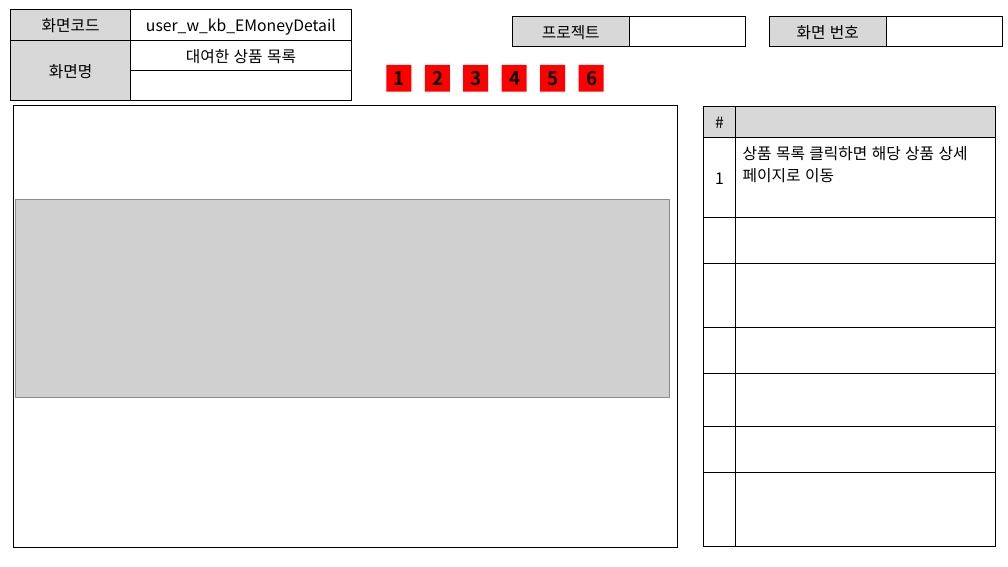
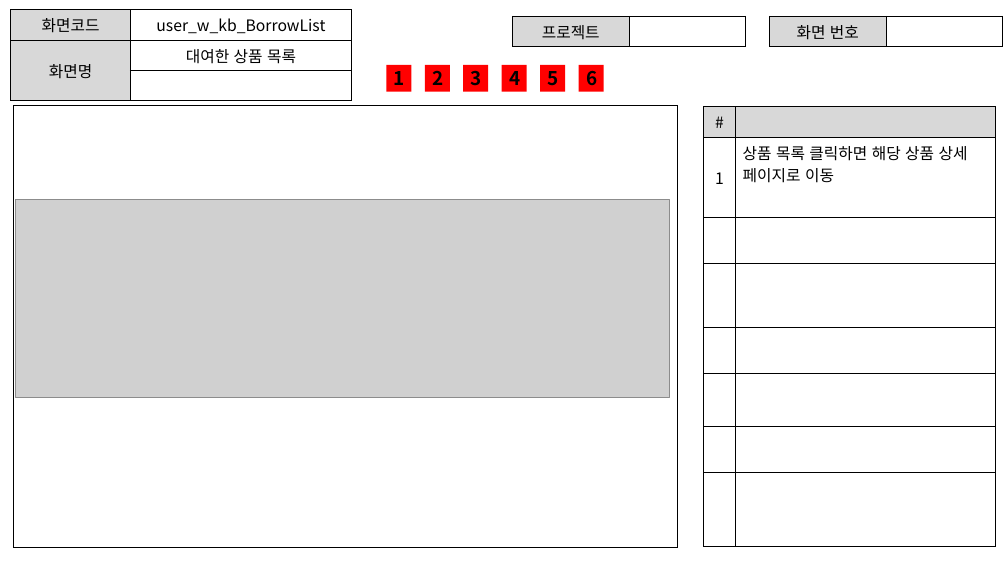
Before and after one commit to ezenteam2/RentalEquip, a slide deck: slide 7 of 0 발표용 파워포인트/0306 1차발표/0306 project04 - 파워포인트 - 기범.pptx (slide 9 before the commit). Drawn at 1008x567 pixels with LibreOffice and Linux fonts; fonts in the diff are those of the drawing; grey boxes stand for pictures. Boxes give left, top, right and bottom in pixels: in the first picture for what was removed or moved away, otherwise in the second. Text is boxed around its words. In the diff, an @@ line names an element or a change of style, - is before the commit and + after.

```diff
--- a/0 발표용 파워포인트/0306 1차발표/0306 project04 - 파워포인트 - 기범.pptx
+++ b/0 발표용 파워포인트/0306 1차발표/0306 project04 - 파워포인트 - 기범.pptx
@@ table at [11,10,352,89] @@
-row 1, column 2: user_w_kb_EMoneyDetail
+row 1, column 2: user_w_kb_BorrowList
```
Also in this commit, not shown: 3 other slides changed, 2 slides removed.
